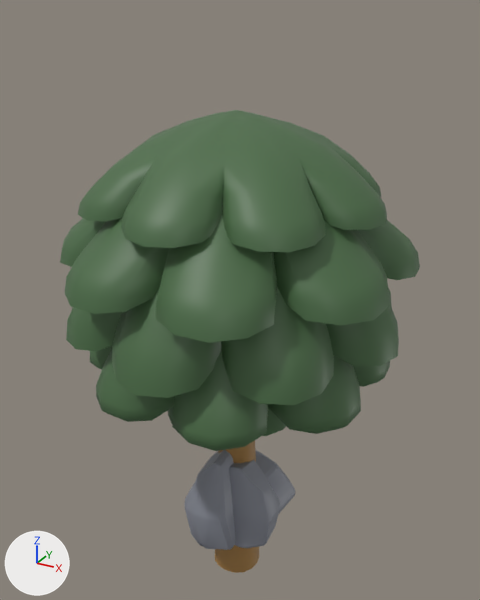
The glTF model public/assets/models/tree1.glb as it was, and as the next commit left it.
Camera for both pictures: a camera (50 mm lens) standing at (4.94, -8.86, 8.89) and looking at (-0.07, 0.25, 4.33). Lighting does not change. The marker at lower left points along +X, +Y and +Z.

The first picture shows 'Rock_1', 'Rock_2', 'Tree'.
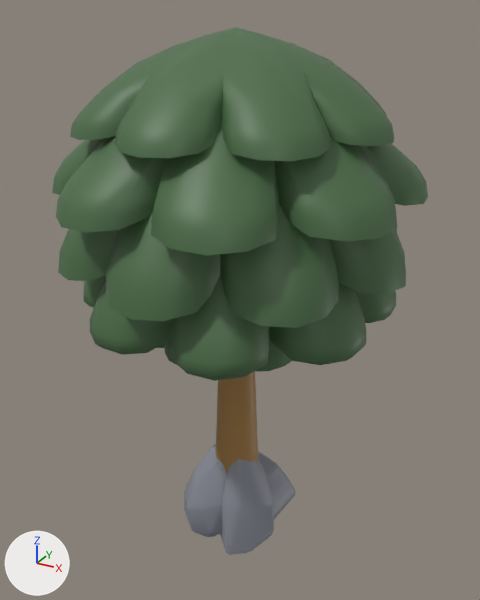
The change in detail:
Object 'Rock_2' (ob_rock_2) turns from (0, 0, 0) to (7, -2.4, -142) degrees about x, y and z.
Object 'Tree' (ob_tree) moves from (0.0, 0.0, -1.13) to (0.0, 0.0, 0.0).

Location of each change, (x1, y1, x2, y2) in pixels of the pictures (480 x 600 px):
'Tree', moved
    before: (60, 110, 420, 573)
    after: (52, 27, 428, 474)
'Rock_2', turned
    before: (185, 450, 280, 550)
    after: (184, 444, 274, 555)
